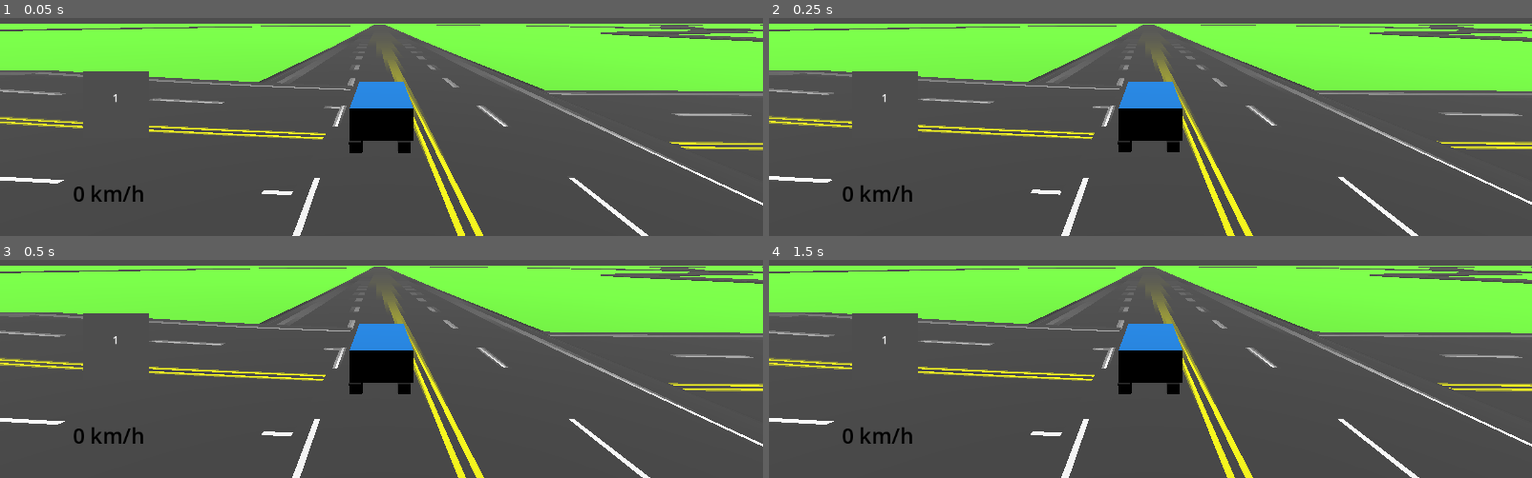
Above: before the commit, frames 1-4 (two rows, left to right).
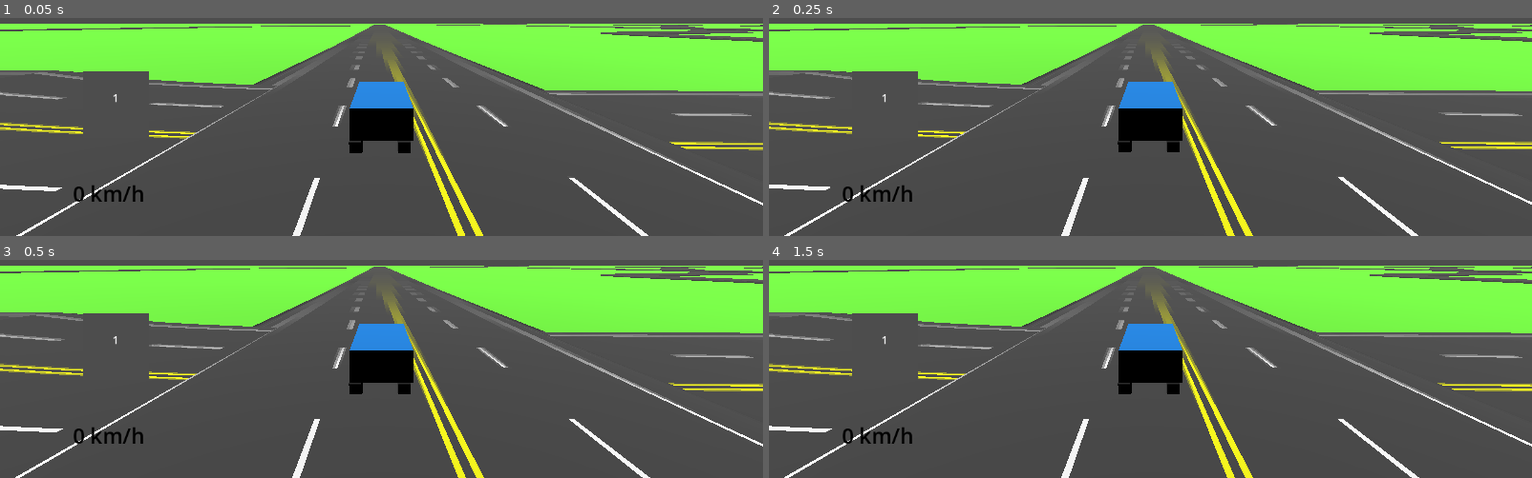
Above: after the commit, the same moments.

Repository: rabu-dev/racingcar
Game: Godot game, scene res://escena/escenas de pruebas.tscn
The game is run twice, just before and just after one commit, with the same random seed, the same clock (stepped at 60 frames per second) and the same inputs.
Inputs (mouse positions are in pixels of both pictures, inside the frame that each line leads up to):
- Up to frame 1 (0.05 s): no input
- Up to frame 2 (0.25 s): no input
- Up to frame 3 (0.5 s): no input
- Up to frame 4 (1.5 s): tap Enter at 0.5 s; move the mouse to (outside the picture) at 0.52 s; hold Right (ui_right) 0.53-1.25 s; hold Shift 0.53-1.25 s; click (outside the picture) at 0.67 s; tap Space at 1.25 s; drag from (997, 286) to (1112, 349) at 1.27 s

The runs differ from the first frame. In frame 1, 2.6% of the frame differs, in the area x 0-100%, y 2-100%; in frame 2, 2.6%; in frame 3, 2.6%; in frame 4, 2.6%.

Commit message:
añadido mas careteras

Diff:
--- a/escena/escenas de pruebas.tscn
+++ b/escena/escenas de pruebas.tscn
@@ -313,11 +313,12 @@
 edge_rp_local_dirs = Array[int]([1, 0])
 
 [node name="RP_001" type="Node3D" parent="RoadManager/Road_002" unique_id=1152439331]
-transform = Transform3D(0.99984616, 4.6052934e-10, -0.017540442, 0, 1, 2.6255288e-08, 0.017540442, -2.6251248e-08, 0.99984616, -0.0018825531, 0.24253237, -0.060617924)
-script = ExtResource("4_sghm6")
-traffic_dir = Array[int]([2, 2, 1, 1])
-lanes = Array[int]([2, 4, 4, 2])
-next_mag = 20.901443
+transform = Transform3D(0.99984616, 4.6052934e-10, -0.017540442, 0, 1, 2.6255288e-08, 0.017540442, -2.6251248e-08, 0.99984616, -0.0018825531, 0.24252474, -0.060617924)
+script = ExtResource("4_sghm6")
+traffic_dir = Array[int]([2, 2, 1, 1])
+lanes = Array[int]([2, 4, 4, 2])
+prior_mag = 41.62461
+next_mag = 35.195465
 prior_pt_init = NodePath("../RP_002")
 next_pt_init = NodePath("../RP_011")
 
@@ -496,7 +497,7 @@
 traffic_dir = Array[int]([2, 2, 1, 1])
 lanes = Array[int]([2, 4, 4, 2])
 prior_mag = 40.613594
-next_mag = 55.528397
+next_mag = 56.578865
 prior_pt_init = NodePath("../RP_018")
 next_pt_init = NodePath("../RP_020")
 
@@ -515,8 +516,8 @@
 script = ExtResource("4_sghm6")
 traffic_dir = Array[int]([2, 2, 1, 1])
 lanes = Array[int]([2, 4, 4, 2])
-prior_mag = 56.518684
-next_mag = 61.953644
+prior_mag = 58.283615
+next_mag = 61.951195
 prior_pt_init = NodePath("../RP_020")
 next_pt_init = NodePath("../RP_022")
 
@@ -556,6 +557,63 @@
 lanes = Array[int]([2, 4, 4, 3, 2])
 next_mag = 10.400821
 
+[node name="Road_004" type="Node3D" parent="RoadManager" unique_id=1334976239]
+transform = Transform3D(1, 0, 0, 0, 1, 0, 0, 0, 1, 456.14264, -0.25, -491.55283)
+script = ExtResource("3_t7r8i")
+use_lowpoly_preview = true
+edge_containers = Array[NodePath]([NodePath(""), NodePath("")])
+edge_rp_targets = Array[NodePath]([NodePath(""), NodePath("")])
+edge_rp_target_dirs = Array[int]([-1, -1])
+edge_rp_locals = Array[NodePath]([NodePath("RP_001"), NodePath("RP_005")])
+edge_rp_local_dirs = Array[int]([0, 1])
+
+[node name="RP_001" type="Node3D" parent="RoadManager/Road_004" unique_id=13647123]
+transform = Transform3D(-0.13085997, 0, 0.99140084, 0, 1, 0, -0.99140084, 0, -0.13085997, 0, 0.25, 0)
+script = ExtResource("4_sghm6")
+traffic_dir = Array[int]([2, 2, 1, 1])
+lanes = Array[int]([2, 4, 4, 2])
+next_mag = 231.32524
+prior_pt_init = NodePath("../RP_002")
+
+[node name="RP_002" type="Node3D" parent="RoadManager/Road_004" unique_id=1929978486]
+transform = Transform3D(-0.13085997, 0, 0.99140084, 0, 1, 0, -0.99140084, 0, -0.13085997, -458.6721, 0.25, 60.54245)
+script = ExtResource("4_sghm6")
+traffic_dir = Array[int]([2, 2, 1, 1])
+lanes = Array[int]([2, 4, 4, 2])
+prior_mag = 106.936035
+next_mag = 231.32524
+prior_pt_init = NodePath("../RP_003")
+next_pt_init = NodePath("../RP_001")
+
+[node name="RP_003" type="Node3D" parent="RoadManager/Road_004" unique_id=1754424147]
+transform = Transform3D(0.47664157, 0, 0.8790977, 0, 1, 0, -0.8790977, 0, 0.47664157, -668.33856, 0.25, 18.337708)
+script = ExtResource("4_sghm6")
+traffic_dir = Array[int]([2, 2, 1, 1])
+lanes = Array[int]([2, 4, 4, 2])
+prior_mag = 16.0
+next_mag = 106.936035
+prior_pt_init = NodePath("../RP_004")
+next_pt_init = NodePath("../RP_002")
+
+[node name="RP_004" type="Node3D" parent="RoadManager/Road_004" unique_id=522499802]
+transform = Transform3D(-0.47871122, 0, 0.8779724, 0, 1, 0, -0.8779724, 0, -0.47871122, -694.09436, 0.25003052, 17.08548)
+script = ExtResource("4_sghm6")
+traffic_dir = Array[int]([2, 2, 1, 1])
+lanes = Array[int]([2, 4, 4, 2])
+prior_mag = 241.50386
+next_mag = 16.0
+prior_pt_init = NodePath("../RP_005")
+next_pt_init = NodePath("../RP_003")
+
+[node name="RP_005" type="Node3D" parent="RoadManager/Road_004" unique_id=613452602]
+transform = Transform3D(-0.49487695, 0, 0.86896306, 0, 1, 0, -0.86896306, 0, -0.49487695, -1116.0039, 0.24996948, 252.22107)
+script = ExtResource("4_sghm6")
+traffic_dir = Array[int]([2, 2, 1, 1])
+lanes = Array[int]([2, 4, 4, 2])
+prior_mag = 241.50386
+next_mag = 241.50386
+next_pt_init = NodePath("../RP_004")
+
 [node name="StaticBody3D" type="StaticBody3D" parent="." unique_id=501039863]
 
 [node name="MeshInstance3D" type="MeshInstance3D" parent="StaticBody3D" unique_id=253920584]
